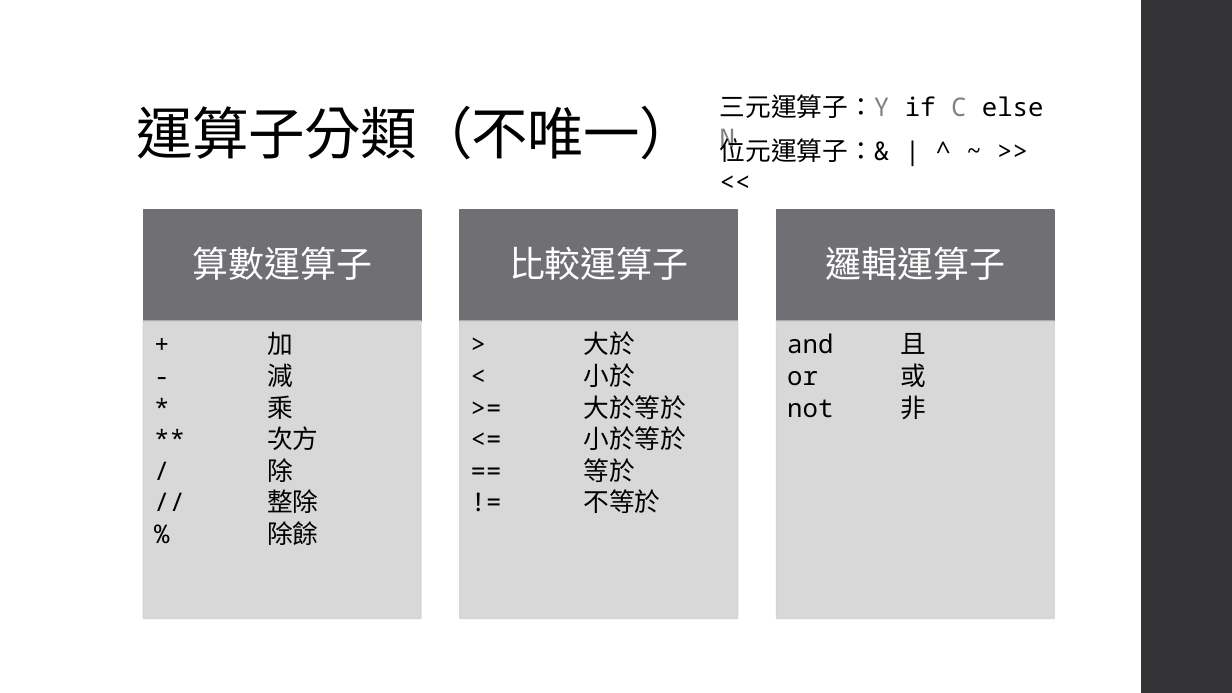
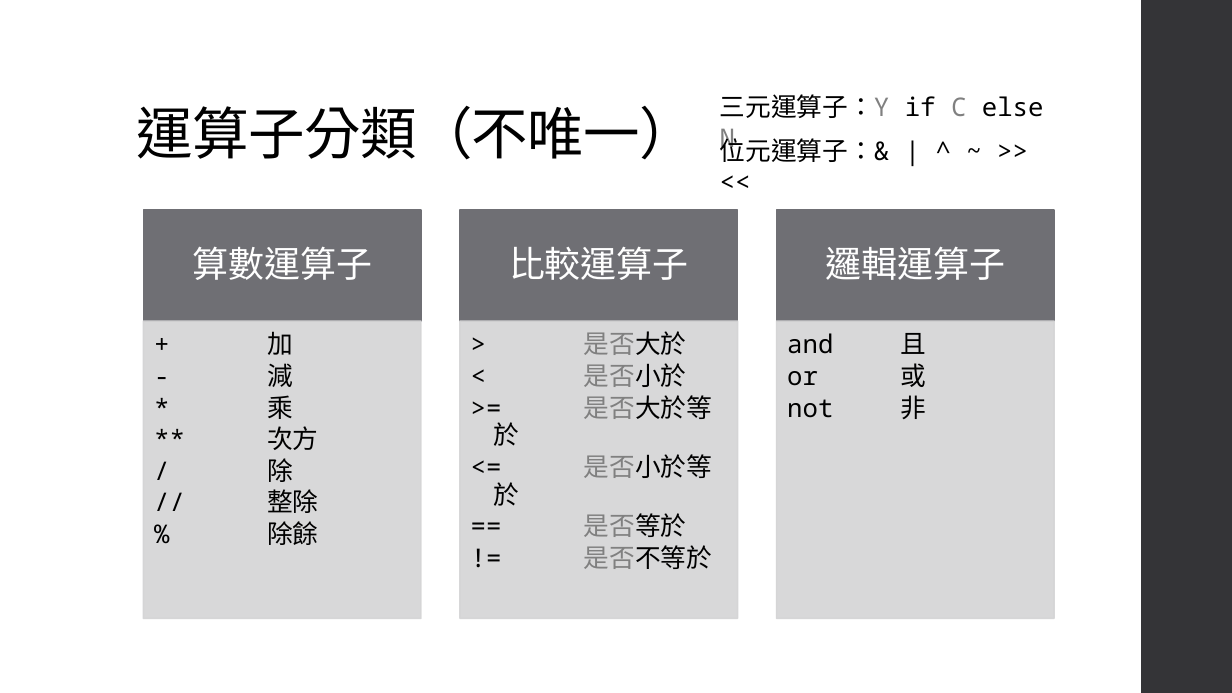
Before and after one commit to an920107/ServiceLearning, a slide deck: slide 3 of Class 3.pptx. Drawn at 1232x693 pixels with LibreOffice and Linux fonts; fonts in the diff are those of the drawing. Boxes give left, top, right and bottom in pixels: in the first picture for what was removed or moved away, otherwise in the second. Text is boxed around its words. In the diff, an @@ line names an element or a change of style, - is before the commit and + after.

```diff
--- a/Class 3.pptx
+++ b/Class 3.pptx
@@ text at bbox=[584, 331, 713, 569]: text changed @@
-  > 大於
-  < 小於
-  >= 大於等於
-  <= 小於等於
-  == 等於
-  != 不等於
+  > 是否大於
+  < 是否小於
+  >= 是否大於等於
+  <= 是否小於等於
+  == 是否等於
+  != 是否不等於
```
Also in this commit, not shown: 1 other slide changed.
